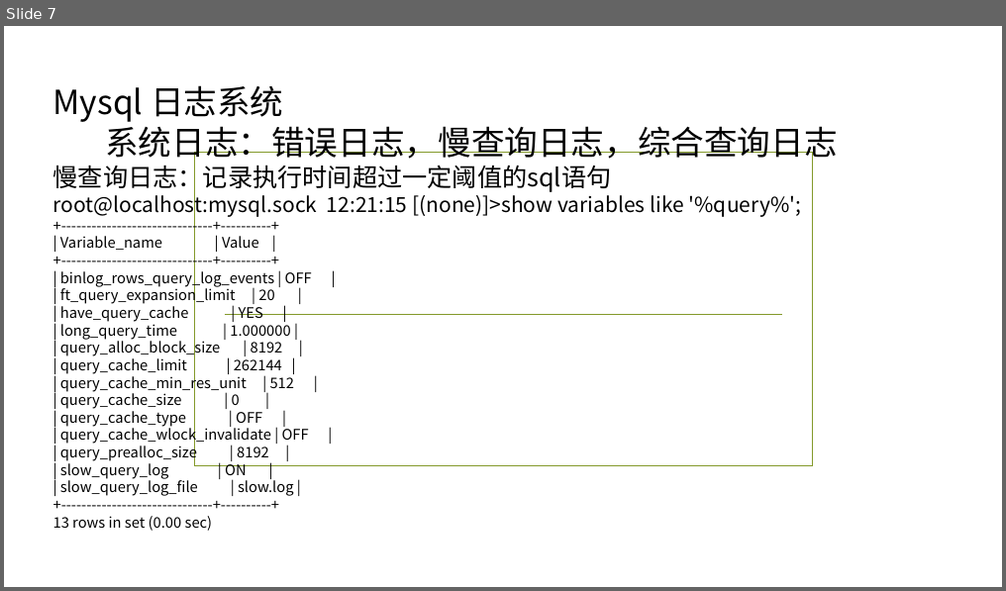
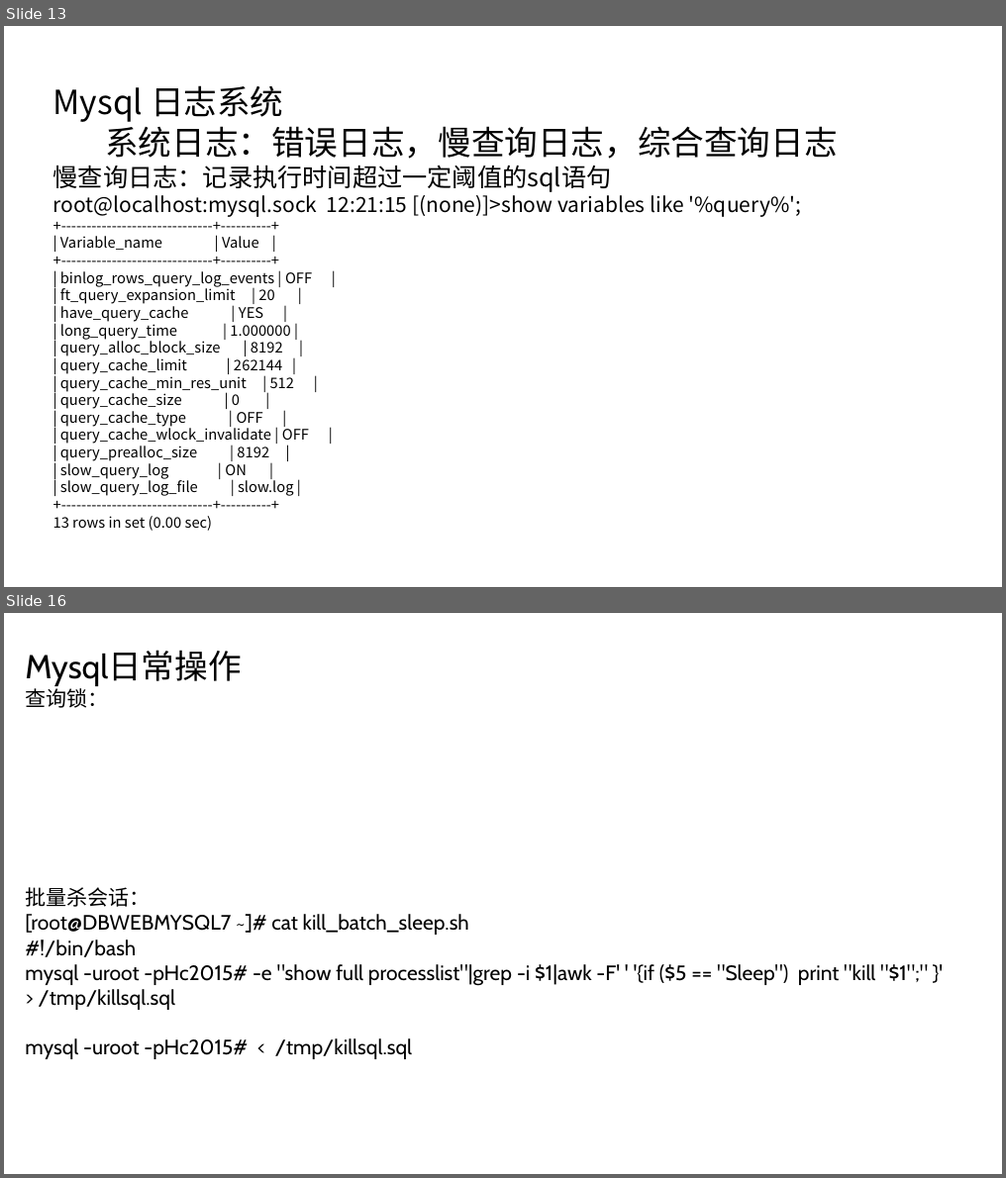
Before and after one commit to ronghuaihai/sharefiles, a slide deck: 数据库演示.pptx. Shown one above the other, each under a label of ours: slide 7 before the commit, slides 13 and 16 after it; the slides between them are not shown. The pictures are 1006x591 and 1006x1178 pixels, drawn with LibreOffice and Linux fonts; fonts in the diff are those of the drawing; background and template pictures are left out. Boxes give left, top, right and bottom in pixels: in the first picture for what was removed or moved away, otherwise in the second. Text is boxed around its words. In the diff, an @@ line names an element or a change of style, - is before the commit and + after.

```diff
--- a/数据库演示.pptx
+++ b/数据库演示.pptx
@@ slide 16 added at bbox=[4, 613, 1002, 1174], background picture (left out) @@
@@ text added at bbox=[25, 651, 928, 1059], 20 pt, text #000000 @@
+Mysql日常操作
+查询锁：
+批量杀会话：
+[root@DBWEBMYSQL7 ~]# cat kill_batch_sleep.sh
+#!/bin/bash
+mysql -uroot -pHc2015# -e "show full processlist"|grep -i $1|awk -F' ' '{if ($5 == "Sleep") print "kill "$1";" }' > /tmp/killsql.sql
+mysql -uroot -pHc2015# < /tmp/killsql.sql
@@ what was slide 7 is now slide 13 @@
@@ slide 13 changed as well @@
@@ rectangle removed at bbox=[195, 153, 813, 467] @@
@@ line removed from (224, 314) to (782, 314) @@
```
Also in this commit, not shown: 33 other slides changed, 16 other slides added, 1 slide removed, 57 other files.
